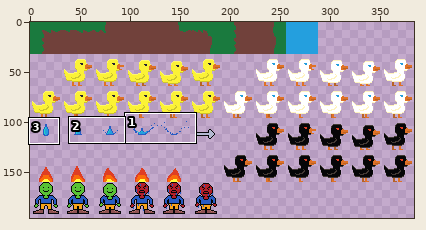
Two states of a sprite sheet, sprites/tilemap001.png. The picture above shows the old version from afar; the outline marks the close-up.
Close-up. Old version:
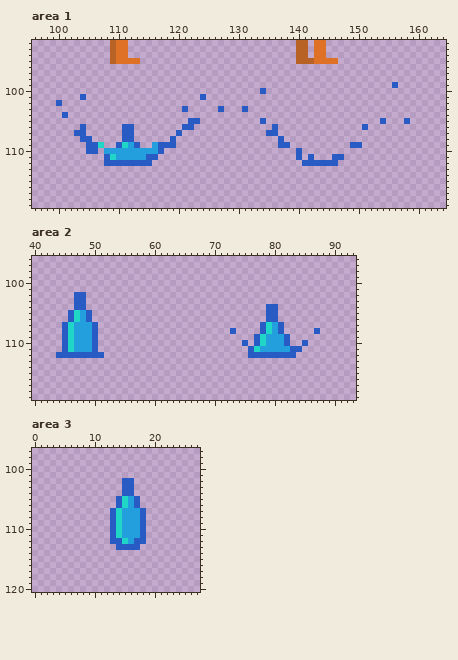
The file is 384x224 pixels. Shown: area 1: x 96..164, y 92..119; area 2: x 40..93, y 96..119; area 3: x 0..27, y 97..120. The wide view leaves out empty margins.
New version:
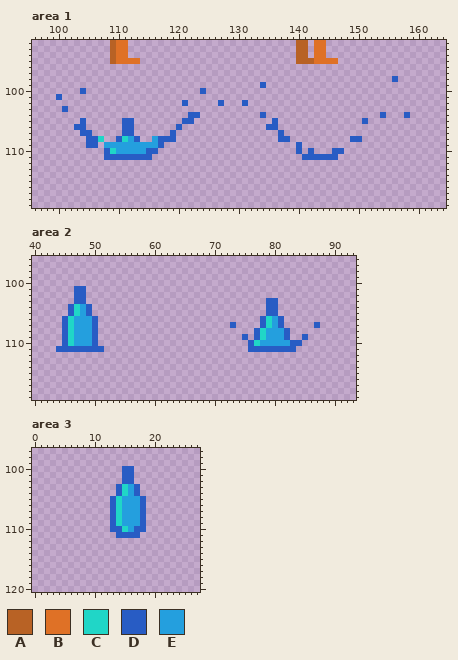
Palette (. is transparent): A #b86225  B #df7126  C #20d6c7  D #285cc4  E #249fde
What changed:
Changed rows in their new state; - is an unchanged pixel.
Area 1:
first column x 100:
 98 --------------------------------------------------------D--
 99 ----------------------------------D---------------------.--
100 ----D-------------------D---------.------------------------
101 D---.-------------------.----------------------------------
102 .--------------------D-----D---D---------------------------
103 -D-------------------.-----.---.---------------------------
104 -.--------------------DD----------D-------------------D---D
105 ----D------DD--------D-.----------.-D--------------D--.---.
106 ---D----------------D..------------D---------------.-------
107 ---.-D-------------D.--------------..D---------------------
108 ----.-DC--DCED--EDD-------------------D----------DD--------
109 -------.EEEE-EEE--..-----------------..-D--------..--------
110 -----..-DC-----DD.------------------------D---DD-----------
111 ---------DDDDDD-.-----------------------.D-DDD-.-----------
112 --------........-------------------------......------------
Area 2:
first column x 44:
101 ---DD---------------------------------------
103 -----------------------------------DD-------
104 --DCED--------------------------------------
106 -DCE-ED---------------------------DCED------
107 -----------------------------D-------------D
108 -----------------------------.---DCE-ED----.
109 -------------------------------D---------D--
110 -------------------------------.DCE---EDD.--
111 D-DDDD-D-------------------------DDDDDD-.---
112 ........------------------------........----
Area 3:
first column x 13:
100 --DD--
101 --DD--
103 -DCED-
104 -DCED-
105 DCE-ED
106 DCE-ED
first column x 13:
110 -DC-D-
111 .DDDD.
112 ......
113 -....-
Where, in picture pixels (left, top, right, bottom), the same in both close-ups:
changed: (56, 76, 410, 166)
changed: (62, 286, 98, 322)
changed: (230, 298, 320, 358)
changed: (56, 346, 104, 358)
changed: (110, 466, 146, 550)
